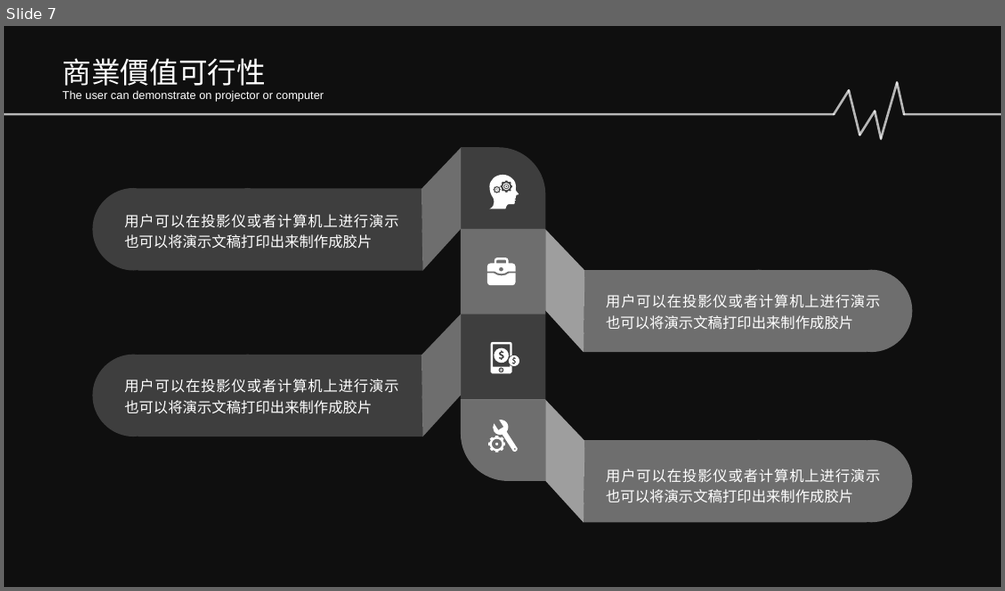
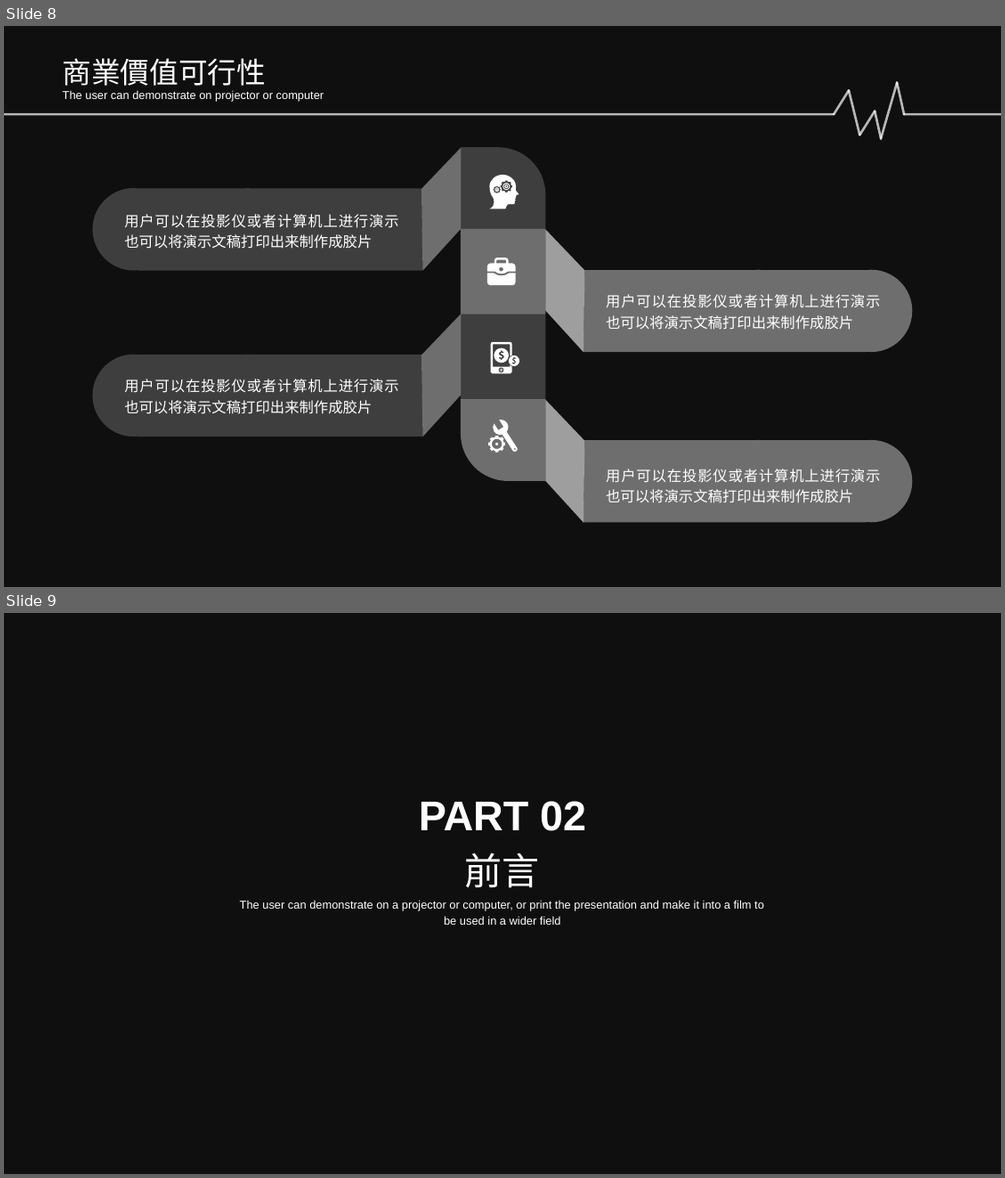
Before and after one commit to Sikako/hackthon, a slide deck: bigdata.pptx. Shown one above the other, each under a label of ours: slide 7 before the commit, slides 8 and 9 after it. The pictures are 1005x591 and 1005x1178 pixels, drawn with LibreOffice and Linux fonts; fonts in the diff are those of the drawing; background and template pictures are left out; a plain dark background stands for a picture behind light text. Boxes give left, top, right and bottom in pixels: in the first picture for what was removed or moved away, otherwise in the second. Text is boxed around its words. In the diff, an @@ line names an element or a change of style, - is before the commit and + after.

```diff
--- a/bigdata.pptx
+++ b/bigdata.pptx
@@ slide 9 added at [4,613,1001,1174], background picture (left out); not listed: 1 template element that a slide beside it also shows @@
@@ text added at [419,801,586,831], 40 pt, text #FFFFFF, bold @@
+PART 02
@@ text added at [465,852,540,888], 36 pt, text #FFFFFF @@
+前言
@@ text added at [240,900,764,925], 11 pt, text #FFFFFF @@
+The user can demonstrate on a projector or computer, or print the presentation and make it into a film to be used in a wider field
@@ what was slide 7 is now slide 8 @@
```
Also in this commit, not shown: 1 slide changed, 3 other slides added.
